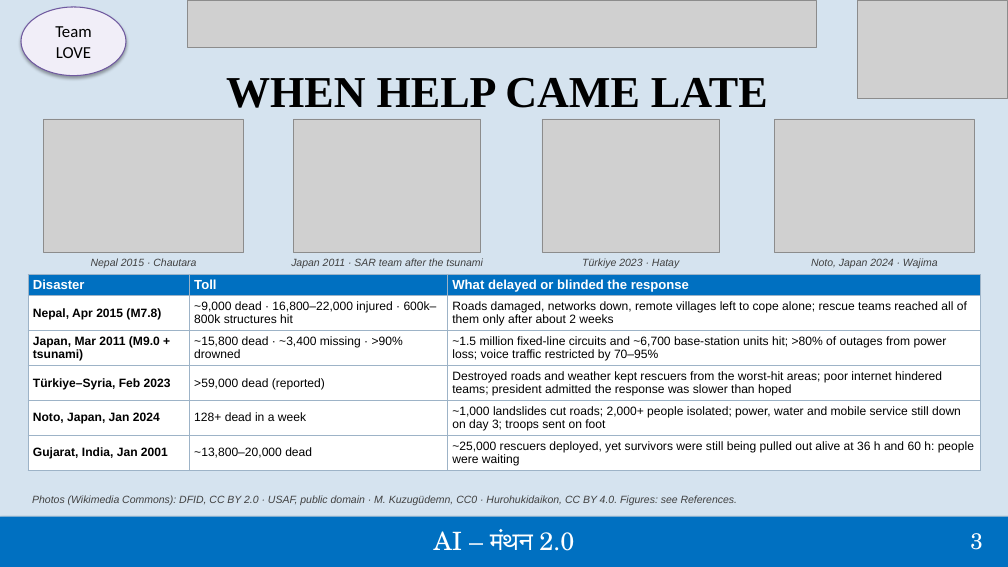
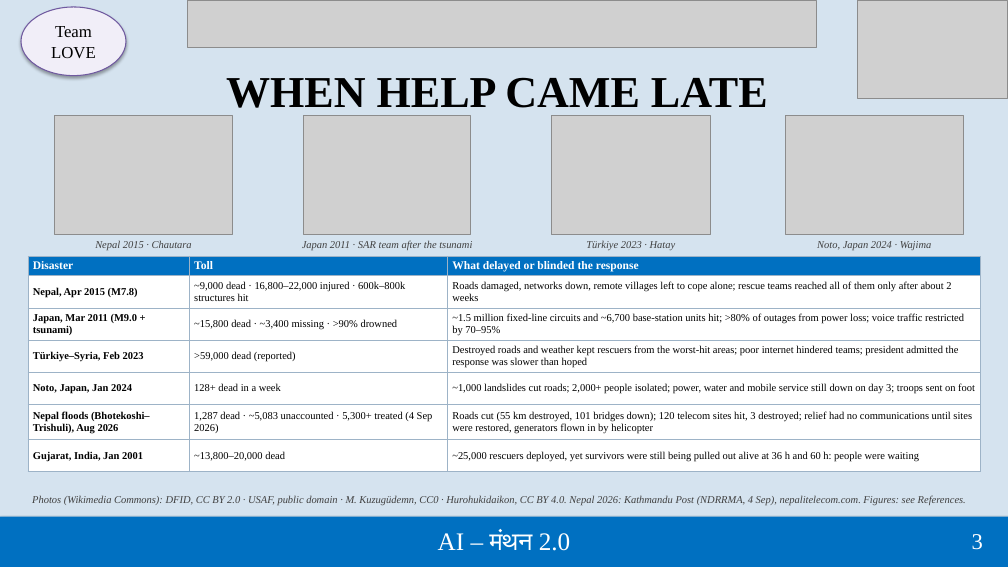
Before and after one commit to TejasGogawale/Drone-swarm, a slide deck: slide 3 of pitch/SwarmRescue_AI_Manthan.pptx. Drawn at 1008x567 pixels with LibreOffice and Linux fonts; fonts in the diff are those of the drawing; grey boxes stand for pictures. Boxes give left, top, right and bottom in pixels: in the first picture for what was removed or moved away, otherwise in the second. Text is boxed around its words. In the diff, an @@ line names an element or a change of style, - is before the commit and + after.

```diff
--- a/pitch/SwarmRescue_AI_Manthan.pptx
+++ b/pitch/SwarmRescue_AI_Manthan.pptx
@@ ellipse "Team" at [21,7,126,76]: font Calibri to Times New Roman @@
@@ picture: place and size @@
-picture at [44,119,243,252]
+picture at [54,116,233,234]
@@ picture: place and size @@
-picture at [293,119,480,252]
+picture at [303,116,470,234]
@@ picture: place and size @@
-picture at [542,119,720,252]
+picture at [551,116,710,234]
@@ picture: place and size @@
-picture at [775,119,975,252]
+picture at [785,116,963,234]
@@ 4 texts: place and size @@
-4 texts at [91,258,938,268]
+4 texts at [95,240,932,251]
@@ font Arial to Times New Roman in 4 elements at [302,240,472,251], [586,240,676,250], [95,240,192,251], [817,241,932,251] @@
@@ table at [28,256,979,472] @@
+row 6: Nepal floods (Bhotekoshi–Trishuli), Aug 2026 | 1,287 dead · ~5,083 unaccounted · 5,300+ treated (4 Sep 2026) | Roads cut (55 km destroyed, 101 bridges down); 120 telecom sites hit, 3 destroyed; relief had no communications until sites were restored, generators flown in by helicopter
@@ table: place and size @@
-table at [28,274,979,470]
+table at [28,256,979,472]
@@ text at [32,496,966,506]: text changed; font Arial to Times New Roman @@
-Photos (Wikimedia Commons): DFID, CC BY 2.0 · USAF, public domain · M. Kuzugüdemn, CC0 · Hurohukidaikon, CC BY 4.0. Figures: see References.
+Photos (Wikimedia Commons): DFID, CC BY 2.0 · USAF, public domain · M. Kuzugüdemn, CC0 · Hurohukidaikon, CC BY 4.0. Nepal 2026: Kathmandu Post (NDRRMA, 4 Sep), nepalitelecom.com. Figures: see References.
@@ text "AI – मंथन 2.0" at [438,531,571,551]: font TeX Gyre Schola to Times New Roman @@
@@ text "3" at [972,534,983,550]: font TeX Gyre Schola to Times New Roman @@
```
Also in this commit, not shown: 24 other slides changed, 2 slides added, 3 slides removed, 1 other file.
